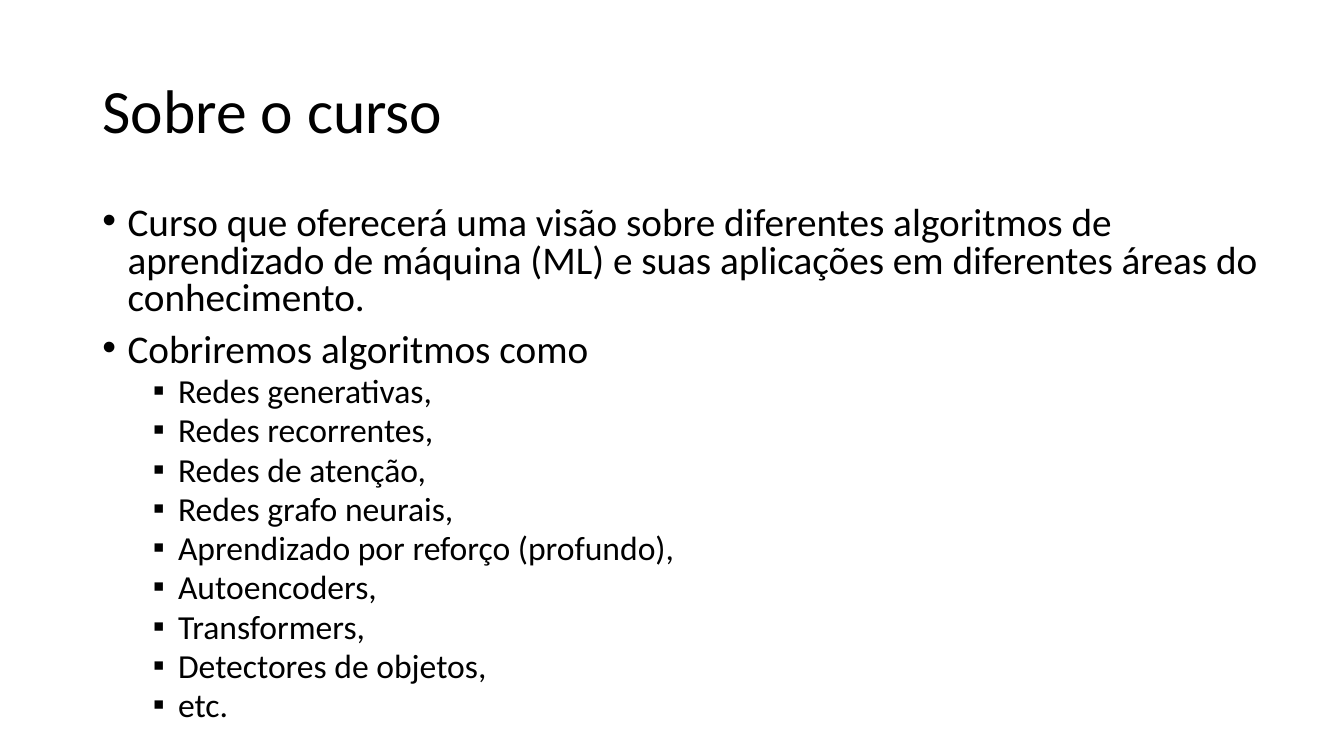
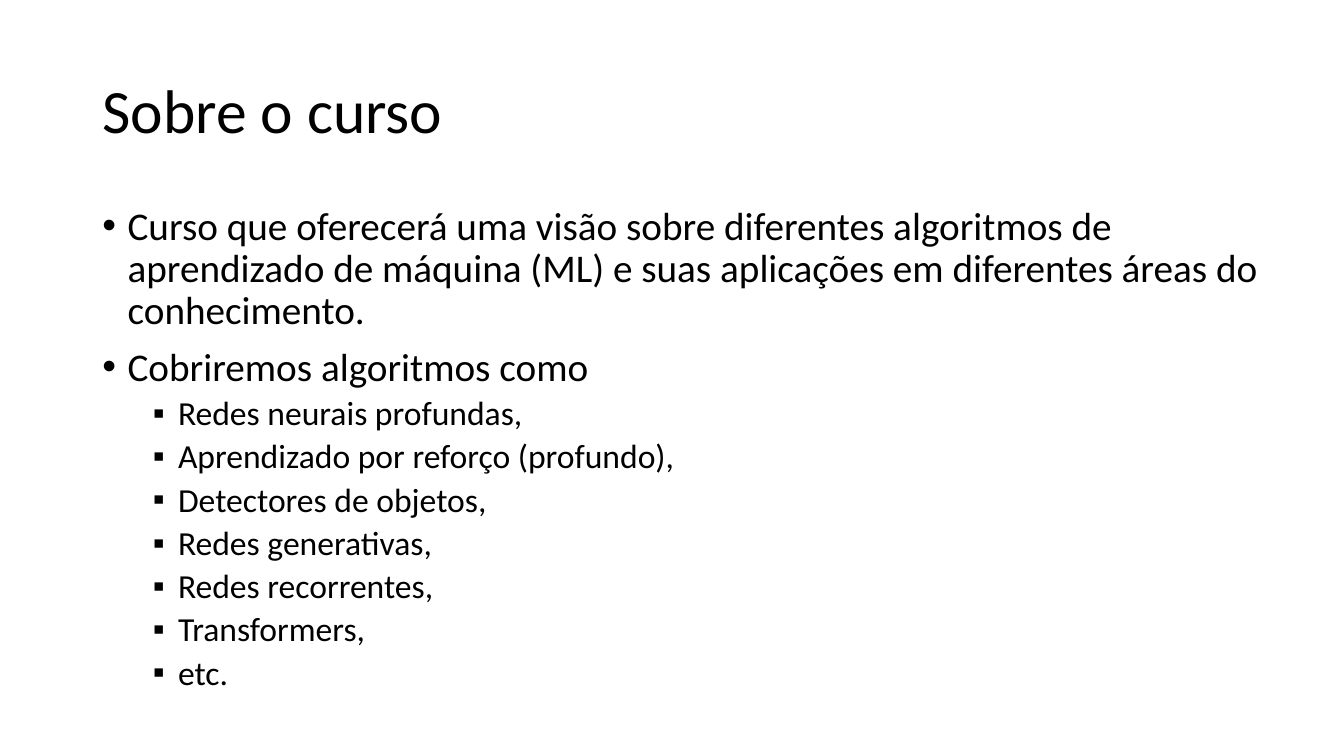
Before and after one commit to zz4fap/tp558-adv-ml, a slide deck: slide 2 of slides/TP558_1_Introdução_ao_curso.pptx. Drawn at 1344x756 pixels with LibreOffice and Linux fonts; fonts in the diff are those of the drawing. Boxes give left, top, right and bottom in pixels: in the first picture for what was removed or moved away, otherwise in the second. Text is boxed around its words. In the diff, an @@ line names an element or a change of style, - is before the commit and + after.

```diff
--- a/slides/TP558_1_Introdução_ao_curso.pptx
+++ b/slides/TP558_1_Introdução_ao_curso.pptx
@@ text at (128, 212, 1257, 686): line spacing 0.8 to 0.9 @@
@@ text at (178, 401, 674, 518): paragraphs added @@
+  ▪ Redes neurais profundas,
+  ▪ Aprendizado por reforço (profundo),
+  ▪ Detectores de objetos,
@@ text at (178, 458, 674, 603): paragraphs removed @@
-  ▪ Redes de atenção,
-  ▪ Redes grafo neurais,
-  ▪ Aprendizado por reforço (profundo),
-  ▪ Autoencoders,
@@ text at (178, 654, 486, 684): paragraph removed @@
-  ▪ Detectores de objetos,
```
Also in this commit, not shown: 4 other slides changed, 4 other files.
